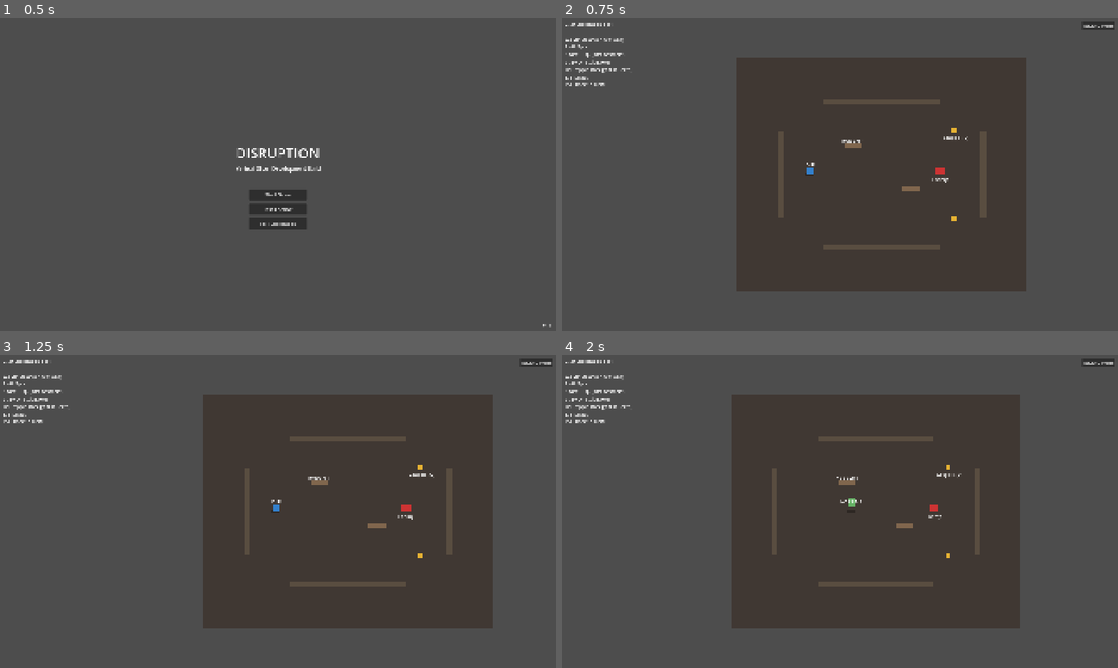
Above: before the commit, frames 1-4 (two rows, left to right).
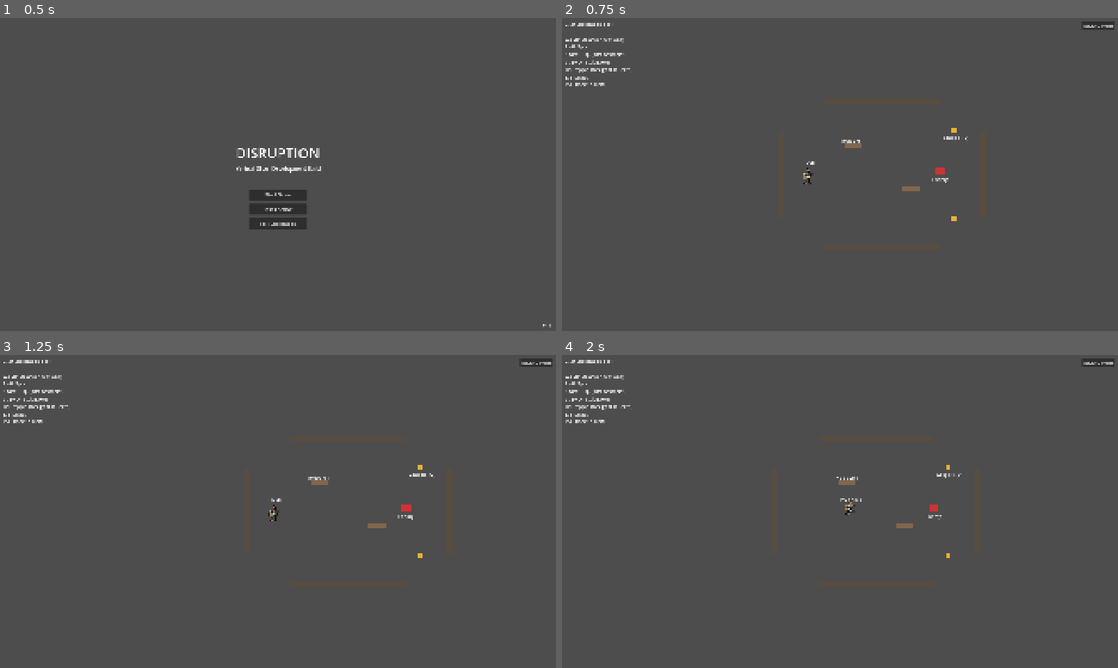
Above: after the commit, the same moments.

Repository: adbarc92/Disruption
Game: Godot game, scene res://scenes/main.tscn
Same seed, same stepped clock (60 frames per second), same inputs: the game is played once before the commit and once after it.
Inputs (mouse positions are in pixels of both pictures, inside the frame that each line leads up to):
- Up to frame 1 (0.5 s): no input
- Up to frame 2 (0.75 s): click "Test Exploration" at 0.5 s
- Up to frame 3 (1.25 s): no input
- Up to frame 4 (2 s): tap Enter at 1.25 s; move the mouse to (962, 495) at 1.27 s; hold D (move_right) from 1.28 s (still down); tap Shift (roll) at 1.35 s; click (962, 495) at 1.42 s; tap Space (jump) at 1.52, 1.55, 1.82 s

Frame 1 is identical in both runs. In frame 2, 37% of the frame differs, in the area x 31-84%, y 12-88%; in frame 3, 37%, in the area x 36-89%, y 12-88%; in frame 4, 37%.

Commit message:
feat(exploration): add knight sprite animations and forest background
Replace colored rectangle placeholder with AnimatedSprite2D using
FreeKnight sprite sheets. Animations driven by player controller
state machine: idle, run, jump, roll, slide. Sprite flips based on
horizontal facing direction. Forest background replaces brown floor.

Diff:
--- a/godot/data/sprites/sprite_config.json
+++ b/godot/data/sprites/sprite_config.json
@@ -12,7 +12,9 @@
         "hit":    { "sheet": "_Hit.png",    "frames": 1,  "fps": 1,  "content_rect": [36, 41, 30, 39] },
         "death":  { "sheet": "_Death.png",  "frames": 10, "fps": 8,  "content_rect": [13, 40, 53, 40] },
         "run":    { "sheet": "_Run.png",   "frames": 10, "fps": 12, "content_rect": [41, 41, 30, 39] },
-        "slide":  { "sheet": "_Slide.png", "frames": 4,  "fps": 8,  "content_rect": [45, 53, 38, 27] }
+        "slide":  { "sheet": "_Slide.png", "frames": 4,  "fps": 8,  "content_rect": [45, 53, 38, 27] },
+        "jump":   { "sheet": "_Jump.png",  "frames": 3,  "fps": 8,  "content_rect": [41, 35, 28, 40] },
+        "roll":   { "sheet": "_Roll.png",  "frames": 12, "fps": 15, "content_rect": [30, 40, 50, 40] }
       }
     },
     "vaughn": {
--- a/godot/scenes/exploration/player.tscn
+++ b/godot/scenes/exploration/player.tscn
@@ -21,12 +21,9 @@
 offset_bottom = 4.0
 color = Color(0, 0, 0, 0.3)
 
-[node name="Sprite" type="ColorRect" parent="."]
-offset_left = -12.0
-offset_top = -24.0
-offset_right = 12.0
-offset_bottom = 0.0
-color = Color(0.2, 0.5, 0.8, 1)
+[node name="Sprite" type="AnimatedSprite2D" parent="."]
+position = Vector2(0, -24)
+scale = Vector2(1.5, 1.5)
 
 [node name="InteractionArea" type="Area2D" parent="."]
 position = Vector2(0, -20)
@@ -42,8 +39,8 @@
 
 [node name="StateLabel" type="Label" parent="."]
 offset_left = -40.0
-offset_top = -45.0
+offset_top = -55.0
 offset_right = 40.0
-offset_bottom = -25.0
+offset_bottom = -35.0
 horizontal_alignment = 1
 vertical_alignment = 1
--- a/godot/scenes/exploration/test_exploration.tscn
+++ b/godot/scenes/exploration/test_exploration.tscn
@@ -1,7 +1,8 @@
-[gd_scene load_steps=6 format=3 uid="uid://test_exploration"]
+[gd_scene load_steps=7 format=3 uid="uid://test_exploration"]
 
 [ext_resource type="Script" path="res://scripts/presentation/exploration/exploration_scene.gd" id="1_exploration"]
 [ext_resource type="PackedScene" path="res://scenes/exploration/player.tscn" id="2_player"]
+[ext_resource type="Texture2D" path="res://assets/dialogue/backgrounds/4.png" id="3_bg"]
 
 [sub_resource type="RectangleShape2D" id="RectangleShape2D_wall_h"]
 size = Vector2(400, 20)
@@ -20,12 +21,14 @@
 
 [node name="World" type="Node2D" parent="."]
 
-[node name="Floor" type="ColorRect" parent="World"]
+[node name="Floor" type="TextureRect" parent="World"]
 offset_left = -100.0
 offset_top = -100.0
 offset_right = 900.0
 offset_bottom = 700.0
-color = Color(0.25, 0.22, 0.2, 1)
+texture = ExtResource("3_bg")
+expand_mode = 1
+stretch_mode = 6
 
 [node name="WallTop" type="StaticBody2D" parent="World"]
 position = Vector2(400, 50)
--- a/godot/scripts/presentation/exploration/player_controller.gd
+++ b/godot/scripts/presentation/exploration/player_controller.gd
@@ -18,6 +18,10 @@
 # Physics
 const ACCELERATION = 800.0
 const FRICTION = 600.0
+
+# Sprite config
+const FRAME_WIDTH = 120
+const FRAME_HEIGHT = 80
 
 # State machine
 enum State {
@@ -31,6 +35,7 @@
 
 var current_state: State = State.IDLE
 var facing_direction: Vector2 = Vector2.DOWN  # 8-directional facing
+var facing_right: bool = true
 
 # Hop state
 var hop_timer: float = 0.0
@@ -47,7 +52,7 @@
 var grapple_point: Node2D = null
 
 # Node references
-@onready var sprite: ColorRect = $Sprite
+@onready var sprite: AnimatedSprite2D = $Sprite
 @onready var shadow: ColorRect = $Shadow
 @onready var grapple_line: Line2D = $GrappleLine
 @onready var state_label: Label = $StateLabel
@@ -61,6 +66,66 @@
 func _ready() -> void:
 	grapple_line.visible = false
 	_update_facing(Vector2.DOWN)
+	_load_sprite_animations()
+	sprite.play("idle")
+
+
+func _load_sprite_animations() -> void:
+	var config = _load_sprite_config()
+	if config.is_empty():
+		push_warning("PlayerController: sprite_config.json not found, using placeholder")
+		return
+
+	var char_config = config.get("party", {}).get("cyrus", {})
+	if char_config.is_empty():
+		push_warning("PlayerController: cyrus sprite config not found")
+		return
+
+	var sprite_folder = char_config.get("sprite_folder", "")
+	var frame_w = char_config.get("frame_width", FRAME_WIDTH)
+	var frame_h = char_config.get("frame_height", FRAME_HEIGHT)
+	var animations = char_config.get("animations", {})
+
+	var sprite_frames = SpriteFrames.new()
+	# Remove the default animation
+	if sprite_frames.has_animation("default"):
+		sprite_frames.remove_animation("default")
+
+	for anim_name in animations:
+		var anim = animations[anim_name]
+		var sheet_path = sprite_folder + "/" + anim.get("sheet", "")
+		var frame_count = anim.get("frames", 1)
+		var fps = anim.get("fps", 8)
+
+		var texture = load(sheet_path)
+		if not texture:
+			push_warning("PlayerController: failed to load %s" % sheet_path)
+			continue
+
+		sprite_frames.add_animation(anim_name)
+		sprite_frames.set_animation_speed(anim_name, fps)
+		sprite_frames.set_animation_loop(anim_name, anim_name != "jump")
+
+		for i in frame_count:
+			var atlas = AtlasTexture.new()
+			atlas.atlas = texture
+			atlas.region = Rect2(i * frame_w, 0, frame_w, frame_h)
+			sprite_frames.add_frame(anim_name, atlas)
+
+	sprite.sprite_frames = sprite_frames
+
+
+func _load_sprite_config() -> Dictionary:
+	var path = "res://data/sprites/sprite_config.json"
+	if not FileAccess.file_exists(path):
+		return {}
+	var file = FileAccess.open(path, FileAccess.READ)
+	if not file:
+		return {}
+	var json = JSON.new()
+	if json.parse(file.get_as_text()) != OK:
+		return {}
+	return json.data
 
 
 func _physics_process(delta: float) -> void:
@@ -245,10 +310,13 @@
 
 	facing_direction = direction.normalized()
 
-	# Update sprite visual based on facing (simple 4-direction for now)
-	# In a real game, this would change the sprite animation
-	if abs(direction.x) > abs(direction.y):
-		sprite.scale.x = sign(direction.x) if direction.x != 0 else 1
+	# Flip sprite based on horizontal direction
+	if direction.x > 0.1:
+		facing_right = true
+		sprite.flip_h = false
+	elif direction.x < -0.1:
+		facing_right = false
+		sprite.flip_h = true
 
 	# Update interaction area position
 	interaction_area.position = facing_direction * 30
@@ -261,18 +329,30 @@
 	current_state = new_state
 	state_changed.emit(current_state)
 
-	# Visual feedback based on state
+	# Play animation for state
+	_play_state_animation()
+
+
+func _play_state_animation() -> void:
+	if not sprite or not sprite.sprite_frames:
+		return
+
 	match current_state:
+		State.IDLE:
+			if sprite.sprite_frames.has_animation("idle"):
+				sprite.play("idle")
+		State.WALKING, State.SPRINTING:
+			if sprite.sprite_frames.has_animation("run"):
+				sprite.play("run")
+		State.HOPPING:
+			if sprite.sprite_frames.has_animation("jump"):
+				sprite.play("jump")
 		State.ROLLING:
-			sprite.color = Color(0.1, 0.4, 0.7, 1)  # Darker blue
+			if sprite.sprite_frames.has_animation("roll"):
+				sprite.play("roll")
 		State.GRAPPLING:
-			sprite.color = Color(0.8, 0.6, 0.2, 1)  # Gold
-		State.SPRINTING:
-			sprite.color = Color(0.3, 0.6, 0.9, 1)  # Light blue
-		State.HOPPING:
-			sprite.color = Color(0.4, 0.7, 0.4, 1)  # Green
-		_:
-			sprite.color = Color(0.2, 0.5, 0.8, 1)  # Default blue
+			if sprite.sprite_frames.has_animation("run"):
+				sprite.play("run")
 
 
 # Check if player is currently "in the air" (hopping)
Binary file added: godot/assets/sprites/characters/knight_colour1/_Jump.png
Binary file added: godot/assets/sprites/characters/knight_colour1/_Roll.png
